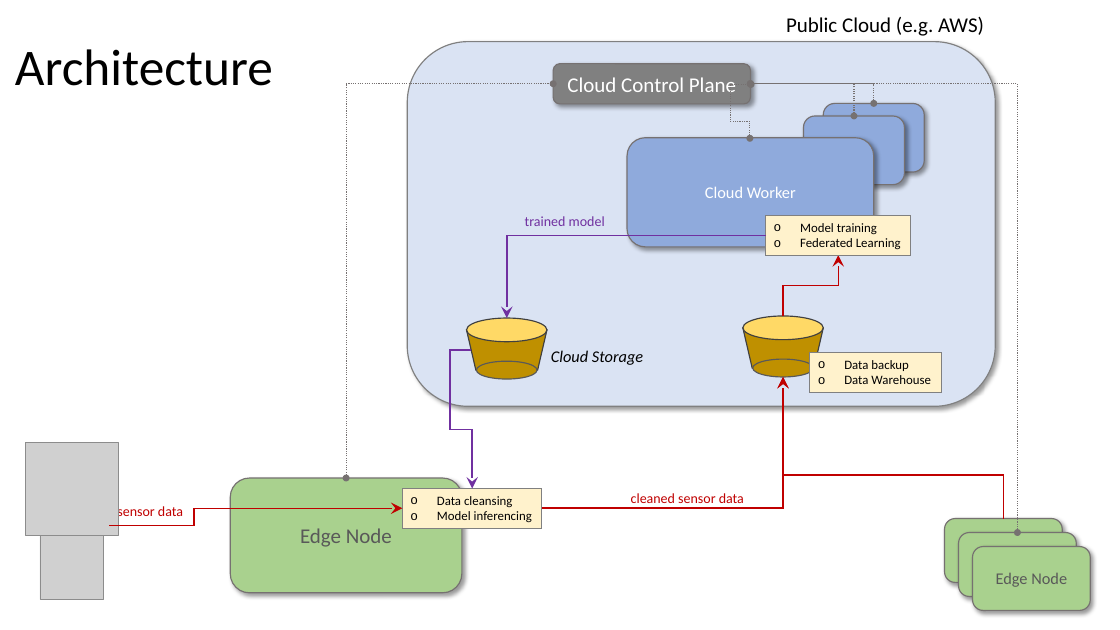
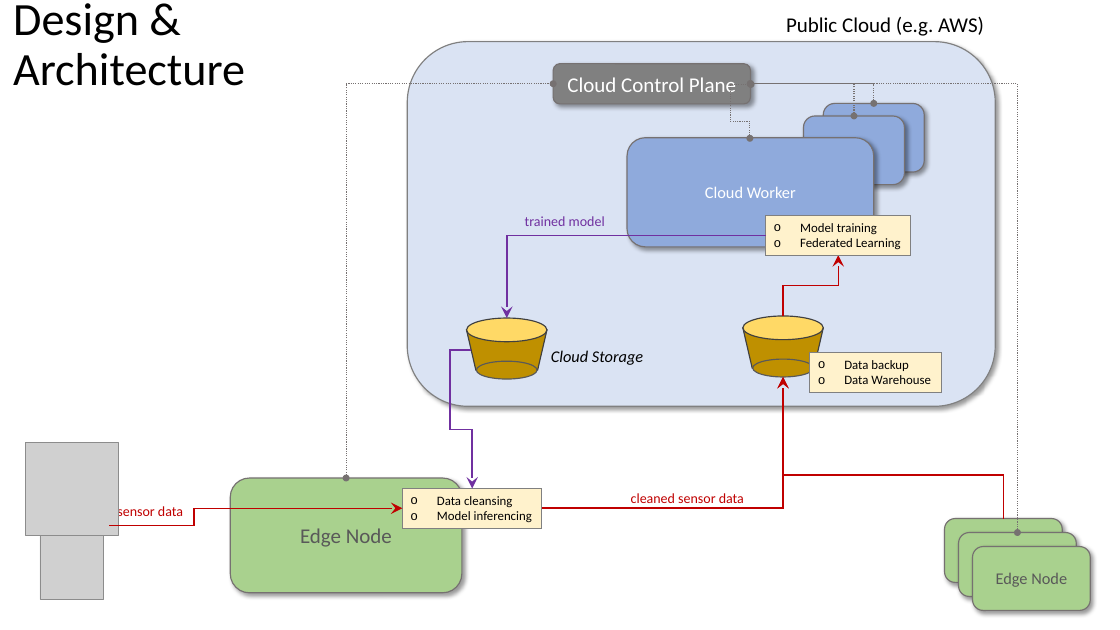
Before and after one commit to pdgetrf/fw_intern_2022, a slide deck: slide 5 of docs/architecture.pptx (slide 3 before the commit). Drawn at 1120x630 pixels with LibreOffice and Linux fonts; fonts in the diff are those of the drawing; grey boxes stand for pictures. Boxes give left, top, right and bottom in pixels: in the first picture for what was removed or moved away, otherwise in the second. Text is boxed around its words. In the diff, an @@ line names an element or a change of style, - is before the commit and + after.

```diff
--- a/docs/architecture.pptx
+++ b/docs/architecture.pptx
@@ title at (13,3,245,86): text changed; size 44 to 39.6 pt @@
-Architecture
+Design & Architecture
```
Also in this commit, not shown: 4 other slides changed, 5 slides added, 3 slides removed.
